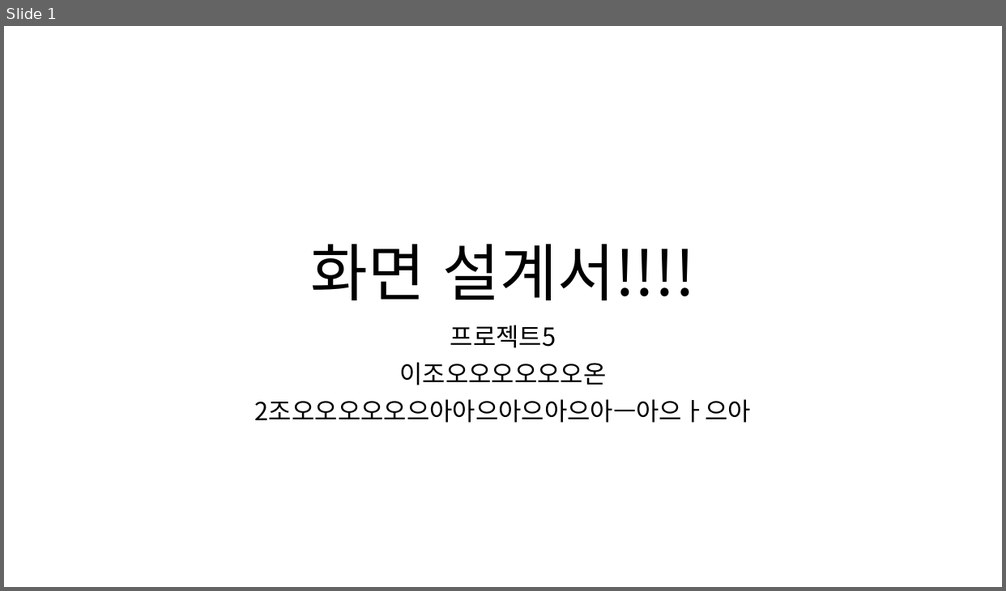
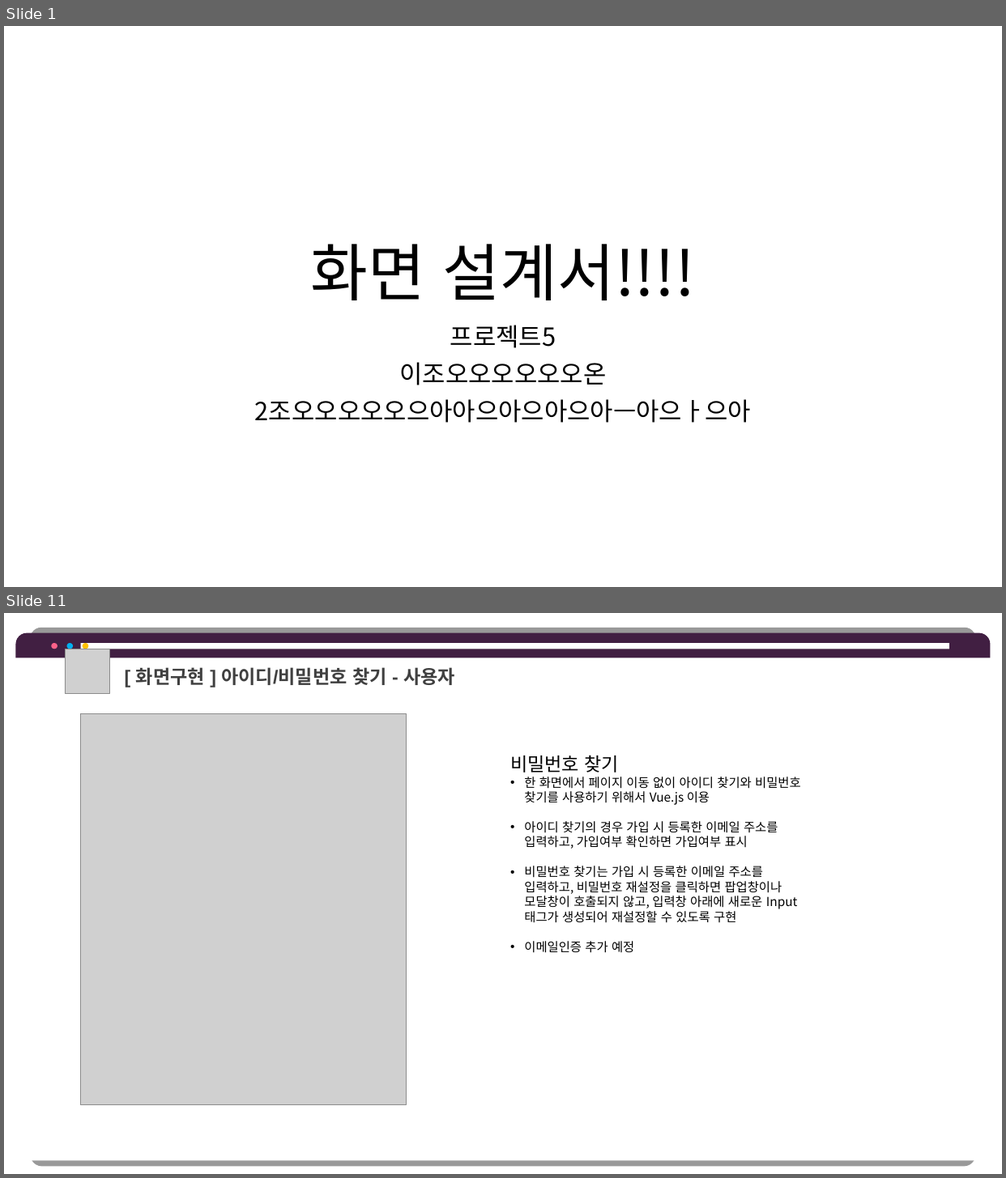
Before and after one commit to hhsw07/ezen-academy-projects, a slide deck: 0 발표용 파워포인트/0522 3차발표/0522 project06 - 파워포인트 - 형준.pptx. Shown one above the other, each under a label of ours: slide 1 before the commit, slides 1 and 11 after it; the slides between them are not shown. The pictures are 1006x591 and 1006x1178 pixels, drawn with LibreOffice and Linux fonts; fonts in the diff are those of the drawing; grey boxes stand for pictures. Boxes give left, top, right and bottom in pixels: in the first picture for what was removed or moved away, otherwise in the second. Text is boxed around its words. In the diff, an @@ line names an element or a change of style, - is before the commit and + after.

```diff
--- a/0 발표용 파워포인트/0522 3차발표/0522 project06 - 파워포인트 - 형준.pptx
+++ b/0 발표용 파워포인트/0522 3차발표/0522 project06 - 파워포인트 - 형준.pptx
@@ slide 11 added at (4, 613, 1002, 1174), background #FFFFFF @@
@@ round same rect added at (16, 633, 991, 658), fill #411F42 @@
@@ round same rect added at (16, 658, 991, 1161), fill #FFFFFF @@
@@ ellipse added at (51, 643, 57, 649), fill #FF6189 @@
@@ picture added at (66, 649, 109, 693) @@
@@ ellipse added at (67, 643, 73, 649), fill #00B0F0 @@
@@ rectangle added at (80, 643, 949, 649), fill #FFFFFF @@
@@ ellipse added at (83, 643, 88, 649), fill #FFC000 @@
@@ text added at (136, 667, 455, 685), 18 pt, text #404040, bold @@
+[ 화면구현 ] 아이디/비밀번호 찾기 - 사용자
@@ picture added at (80, 714, 406, 1105) @@
@@ text added at (510, 755, 801, 953), 12 pt, text #000000 @@
+비밀번호 찾기
+• 한 화면에서 페이지 이동 없이 아이디 찾기와 비밀번호 찾기를 사용하기 위해서 Vue.js 이용
+• 아이디 찾기의 경우 가입 시 등록한 이메일 주소를 입력하고, 가입여부 확인하면 가입여부 표시
+• 비밀번호 찾기는 가입 시 등록한 이메일 주소를 입력하고, 비밀번호 재설정을 클릭하면 팝업창이나 모달창이 호출되지 않고, 입력창 아래에 새로운 Input태그가 생성되어 재설정할 수 있도록 구현
+• 이메일인증 추가 예정
```
Also in this commit, not shown: 9 other slides added, 1 other file.
